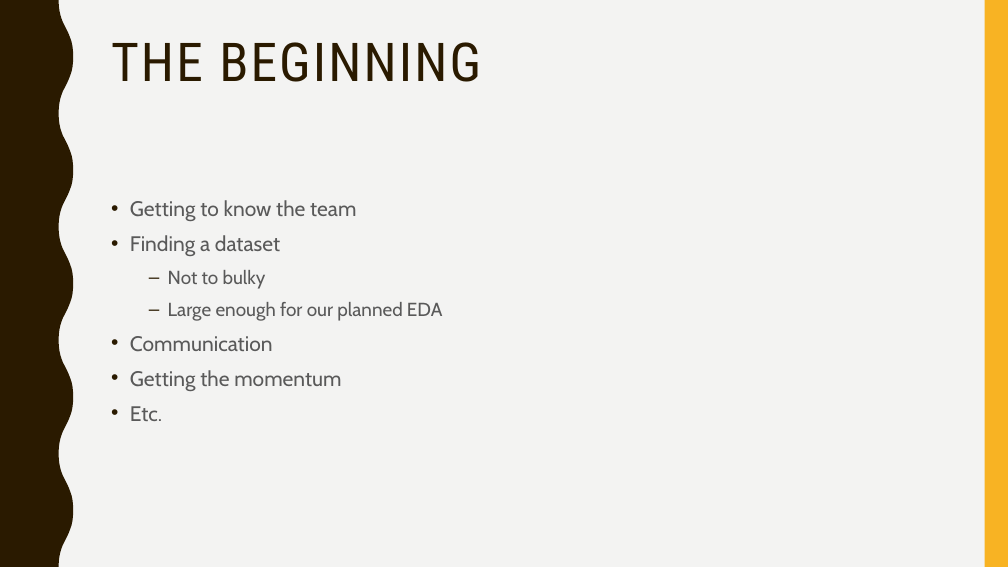
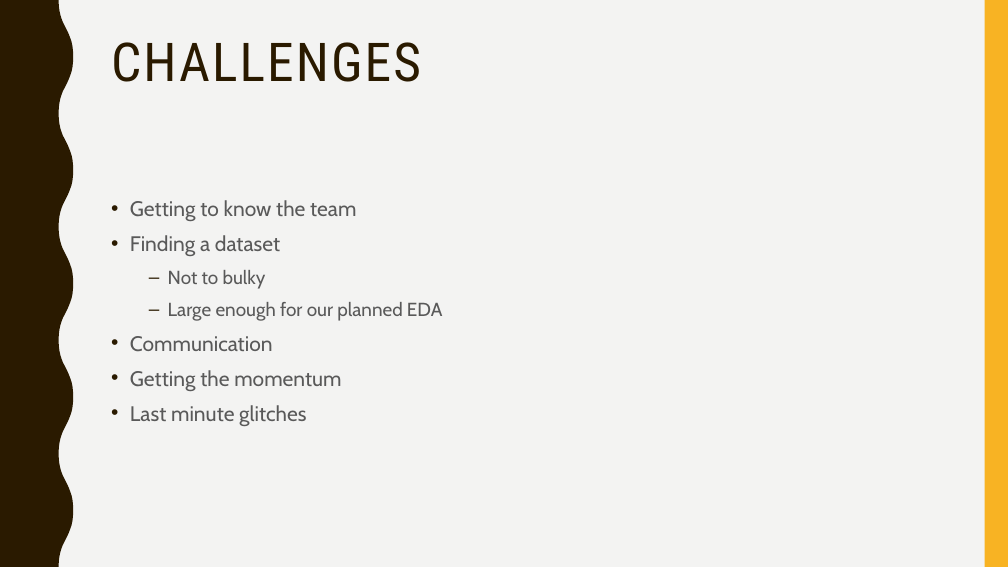
Before and after one commit to write2sushma/Capstone-14, a slide deck: slide 5 of TeamPresentation.pptx. Drawn at 1008x567 pixels with LibreOffice and Linux fonts; fonts in the diff are those of the drawing. Boxes give left, top, right and bottom in pixels: in the first picture for what was removed or moved away, otherwise in the second. Text is boxed around its words. In the diff, an @@ line names an element or a change of style, - is before the commit and + after.

```diff
--- a/TeamPresentation.pptx
+++ b/TeamPresentation.pptx
@@ title at [111,42,421,82]: text changed @@
-THE BEGINNING
+CHALLENGES
@@ text at [130,405,306,426]: text changed @@
-• Etc.
+• Last minute glitches
```
Also in this commit, not shown: 2 other slides changed.
